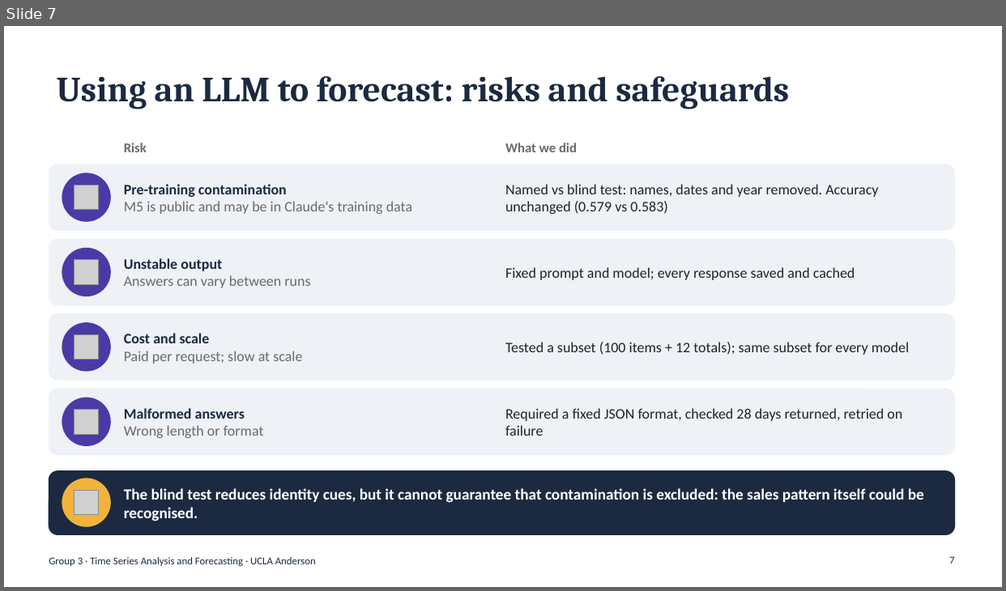
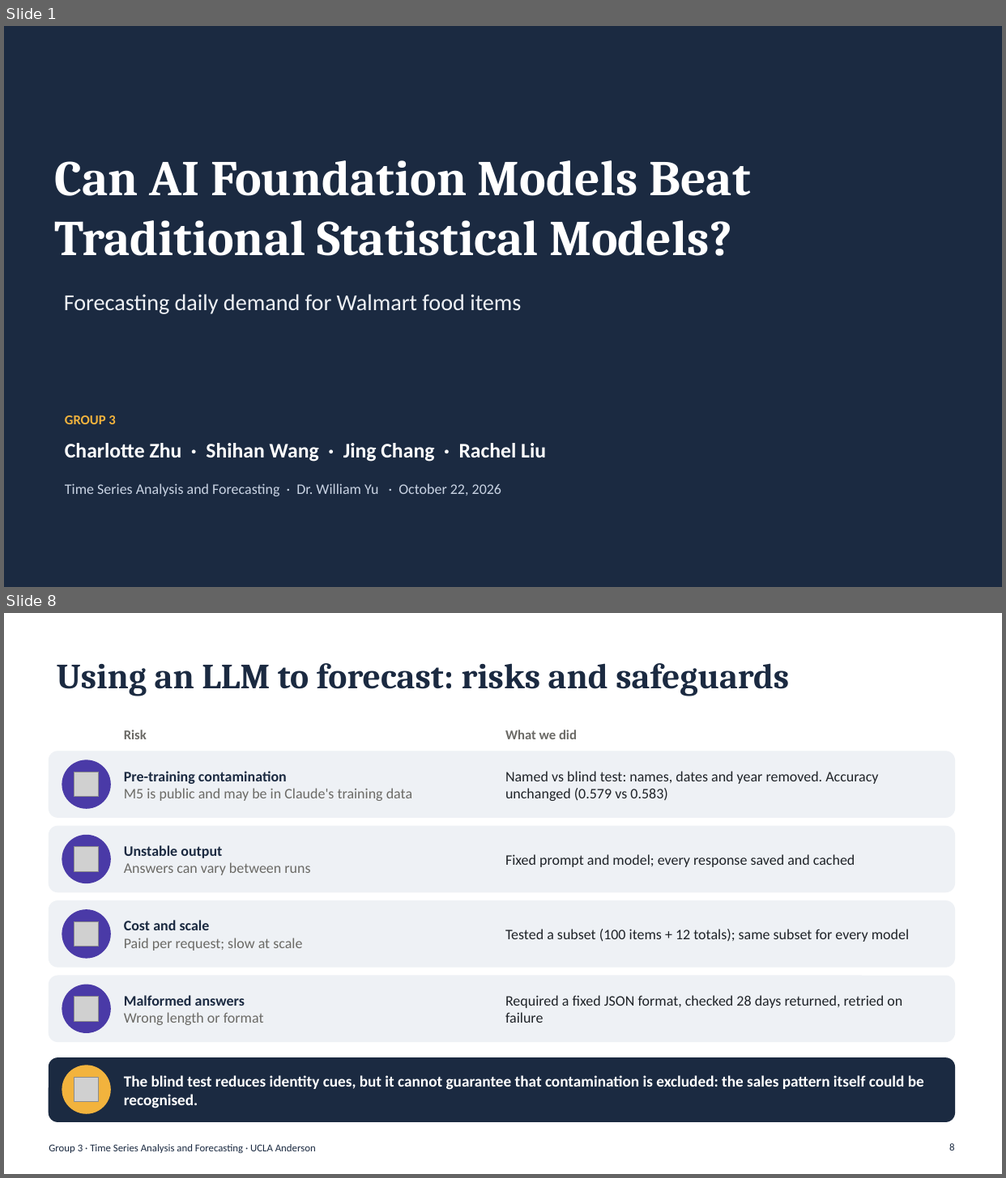
Before and after one commit to shihan-2002/m5-forecast-to-profit, a slide deck: presentation/Group3_Forecasting_Presentation.pptx. Shown one above the other, each under a label of ours: slide 7 before the commit, slides 1 and 8 after it; the slides between them are not shown. The pictures are 1006x591 and 1006x1178 pixels, drawn with LibreOffice and Linux fonts; fonts in the diff are those of the drawing; grey boxes stand for pictures. Boxes give left, top, right and bottom in pixels: in the first picture for what was removed or moved away, otherwise in the second. Text is boxed around its words. In the diff, an @@ line names an element or a change of style, - is before the commit and + after.

```diff
--- a/presentation/Group3_Forecasting_Presentation.pptx
+++ b/presentation/Group3_Forecasting_Presentation.pptx
@@ slide 1 added at bbox=[4, 26, 1002, 587], background #1B2A41 @@
@@ title added at bbox=[54, 160, 750, 256], 48 pt, text #FFFFFF, bold @@
+Can AI Foundation Models Beat Traditional Statistical Models?
@@ text added at bbox=[64, 294, 521, 314], 22 pt, text #EEF1F5 @@
+Forecasting daily demand for Walmart food items
@@ text added at bbox=[65, 416, 115, 425], 13 pt, text #F2B33D, bold @@
+GROUP 3
@@ text added at bbox=[65, 443, 546, 462], 20 pt, text #FFFFFF, bold @@
+Charlotte Zhu · Shihan Wang · Jing Chang · Rachel Liu
@@ text added at bbox=[65, 484, 501, 497], 14 pt, text #C9D3E3 @@
+Time Series Analysis and Forecasting · Dr. William Yu · October 22, 2026
@@ what was slide 7 is now slide 8 @@
@@ page number at bbox=[949, 1144, 954, 1151]: text changed @@
-7
+8
```
Also in this commit, not shown: 7 slides changed, 1 other slide added, 1 slide removed.
